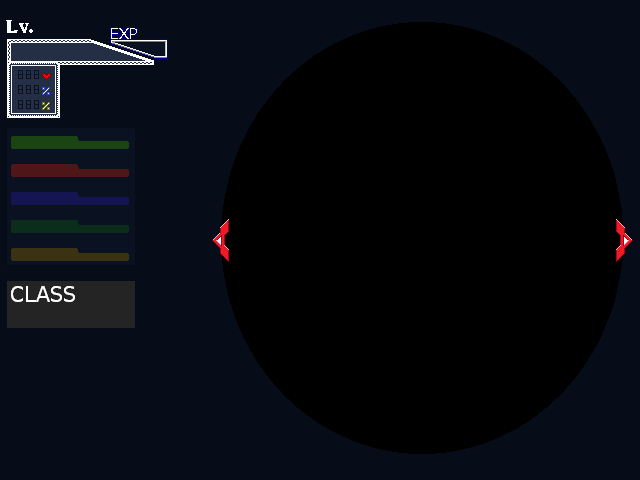
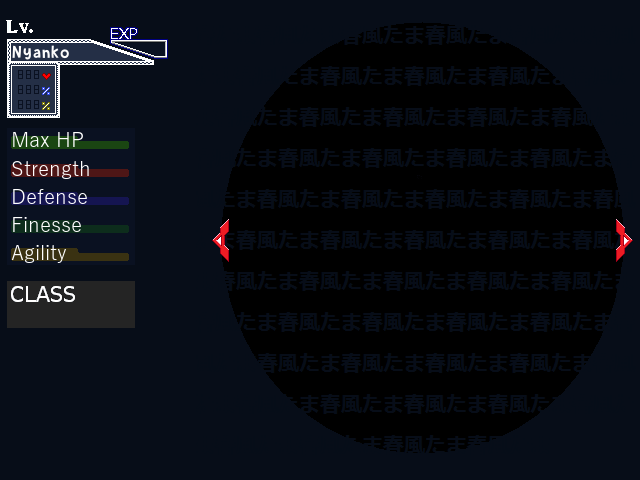
Layers edited between the first and the second 640px x 480px image:
removed layer "Pasted Layer #1" over [616, 233, 620, 249]
removed layer "Pasted Layer" over [221, 223, 229, 248]
renamed "Pasted Layer #4" to "Nyanko", showed it, moved it above "Stats copy", painted on it over [12, 45, 69, 60]
added group "Stats copy" with 6 layers above "Circle" over [11, 132, 89, 263]
added layer "Max HP" in group "Stats copy" over [13, 132, 83, 147]
added layer "Strength" in group "Stats copy" over [12, 161, 89, 179]
added layer "Defense" in group "Stats copy" over [13, 189, 87, 204]
added layer "Finesse" in group "Stats copy" over [13, 217, 81, 232]
added layer "Agility" in group "Stats copy" over [11, 245, 66, 263]
renamed "sステータス下地02にゃんこ.PNG" to "BG", painted on it over [11, 22, 621, 454]
